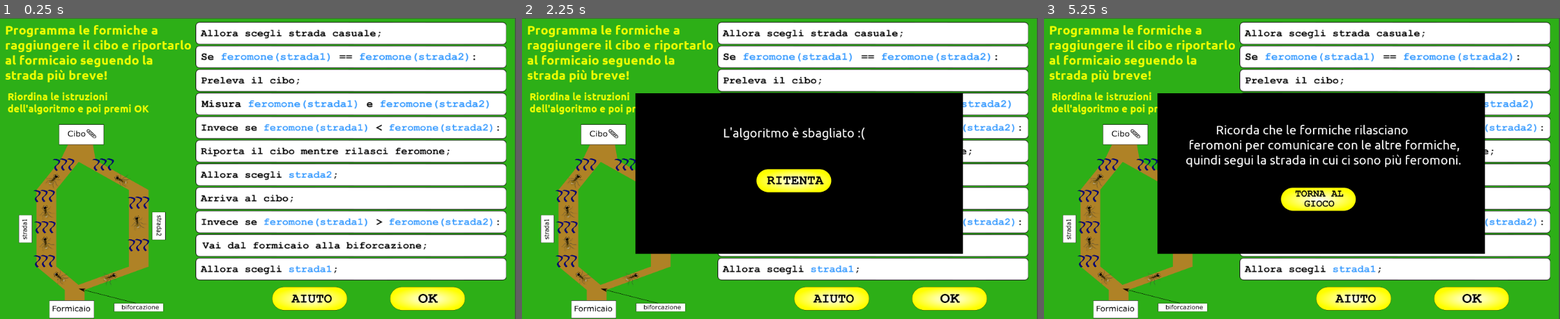
Above: before the commit, frames 1-3 (left to right).
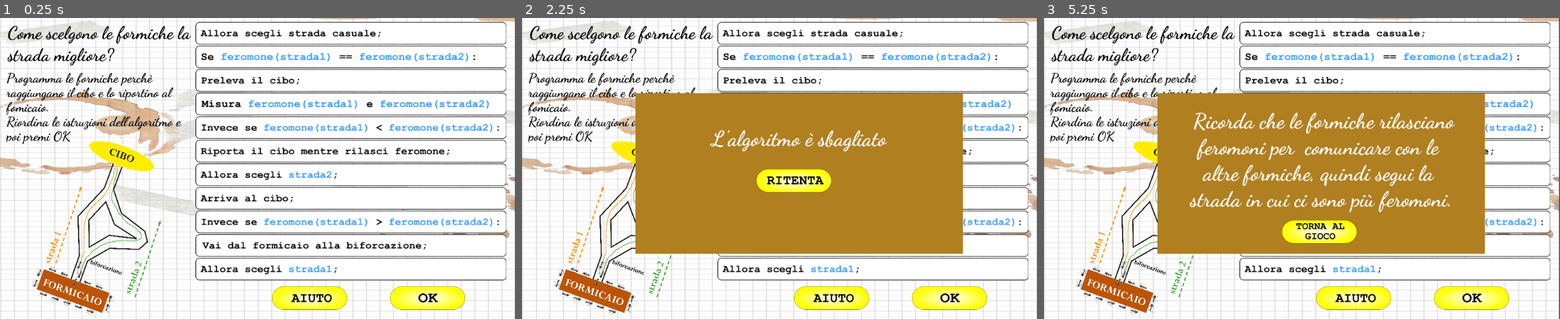
Above: after the commit, the same moments.

Repository: frarandone/AntEscape
Game: Godot game, scene res://DragNDrop/DragNDrop.tscn
Same seed, same stepped clock (60 frames per second), same inputs: the game is played once before the commit and once after it.
Inputs (mouse positions are in pixels of both pictures, inside the frame that each line leads up to):
- Up to frame 1 (0.25 s): no input
- Up to frame 2 (2.25 s): click (950, 297) at 0.5 s; click (795, 180) at 1.25 s; click (950, 297) at 2 s
- Up to frame 3 (5.25 s): click (1317, 180) at 2.75 s; click (1472, 297) at 3.5 s; click (1317, 180) at 4.25 s; click (1353, 297) at 5 s

The runs differ from the first frame. In frame 1, 49% of the frame differs, in the area x 0-100%, y 0-100%; in frame 2, 72%; in frame 3, 73%.

Commit message:
New Graphcs

Diff:
--- a/DragNDrop/DragNDrop.tscn
+++ b/DragNDrop/DragNDrop.tscn
@@ -1,6 +1,8 @@
 [gd_scene load_steps=32 format=2]
 
-[ext_resource path="res://DragNDrop/Ubuntu-Bold.ttf" type="DynamicFontData" id=2]
+[ext_resource path="res://DragNDrop/Images/background.png" type="Texture" id=1]
+[ext_resource path="res://DragNDrop/Images/mappa.png" type="Texture" id=2]
+[ext_resource path="res://DragNDrop/DancingScript-Bold.ttf" type="DynamicFontData" id=3]
 [ext_resource path="res://DragNDrop/Instructions/Instruction9.png" type="Texture" id=4]
 [ext_resource path="res://DragNDrop/Instructions/Instruction5.png" type="Texture" id=5]
 [ext_resource path="res://DragNDrop/Instructions/Instruction1.png" type="Texture" id=6]
@@ -11,7 +13,6 @@
 [ext_resource path="res://DragNDrop/Instructions/Instruction2.png" type="Texture" id=11]
 [ext_resource path="res://DragNDrop/Instructions/Instruction7.png" type="Texture" id=12]
 [ext_resource path="res://DragNDrop/Icon 1.gd" type="Script" id=13]
-[ext_resource path="res://DragNDrop/Images/Mappa.png" type="Texture" id=14]
 [ext_resource path="res://DragNDrop/RetryButton.gd" type="Script" id=15]
 [ext_resource path="res://DragNDrop/OKButton.gd" type="Script" id=16]
 [ext_resource path="res://DragNDrop/Instructions/Instruction3.png" type="Texture" id=17]
@@ -23,44 +24,42 @@
 [ext_resource path="res://DragNDrop/Images/ButtonHelp.png" type="Texture" id=23]
 [ext_resource path="res://DragNDrop/Images/ButtonBack.png" type="Texture" id=24]
 
-[sub_resource type="StyleBoxFlat" id=1]
-bg_color = Color( 0.176471, 0.686275, 0.0901961, 1 )
+[sub_resource type="StyleBoxTexture" id=1]
+texture = ExtResource( 1 )
+region_rect = Rect2( 0, 0, 2304, 3456 )
 
 [sub_resource type="DynamicFont" id=2]
-size = 25
-font_data = ExtResource( 2 )
+size = 35
+font_data = ExtResource( 3 )
 
 [sub_resource type="DynamicFont" id=3]
-size = 20
+size = 26
 outline_color = Color( 0, 0, 0, 1 )
-font_data = ExtResource( 2 )
+extra_spacing_top = -4
+font_data = ExtResource( 3 )
 
 [sub_resource type="StyleBoxFlat" id=4]
-bg_color = Color( 0, 0, 0, 1 )
-
-[sub_resource type="DynamicFontData" id=5]
-font_path = "res://DragNDrop/Ubuntu-Regular.ttf"
+bg_color = Color( 0.690196, 0.498039, 0.12549, 1 )
 
 [sub_resource type="DynamicFont" id=6]
-size = 25
-font_data = SubResource( 5 )
+size = 42
+font_data = ExtResource( 3 )
 
 [sub_resource type="StyleBoxFlat" id=7]
-bg_color = Color( 0, 0, 0, 1 )
+bg_color = Color( 0.690196, 0.498039, 0.12549, 1 )
 
 [sub_resource type="StyleBoxFlat" id=8]
-bg_color = Color( 0, 0, 0, 1 )
+bg_color = Color( 0.690196, 0.498039, 0.12549, 1 )
 
 [sub_resource type="DynamicFont" id=9]
-size = 25
-font_data = SubResource( 5 )
+size = 42
+font_data = ExtResource( 3 )
 
 [node name="Node2D" type="Node2D"]
 
 [node name="Background" type="Panel" parent="."]
-margin_top = 1.18921
 margin_right = 1022.0
-margin_bottom = 601.189
+margin_bottom = 600.0
 rect_clip_content = true
 mouse_filter = 2
 custom_styles/panel = SubResource( 1 )
@@ -69,33 +68,36 @@
 }
 
 [node name="Instructions1" type="RichTextLabel" parent="Background"]
-margin_left = 9.56125
-margin_top = 7.77548
-margin_right = 386.561
-margin_bottom = 171.775
+margin_left = 15.0
+margin_top = 8.0
+margin_right = 387.0
+margin_bottom = 117.0
 custom_fonts/normal_font = SubResource( 2 )
-custom_colors/default_color = Color( 0.941176, 1, 0, 1 )
-text = "Programma le formiche a raggiungere il cibo e riportarlo al formicaio seguendo la strada più breve!"
+custom_colors/default_color = Color( 0, 0, 0, 1 )
+text = "Come scelgono le formiche la strada migliore?"
 __meta__ = {
 "_edit_use_anchors_": false
 }
 
 [node name="Instructions2" type="RichTextLabel" parent="Background"]
-margin_left = 14.99
-margin_top = 144.0
-margin_right = 312.99
-margin_bottom = 224.0
+margin_left = 12.5198
+margin_top = 78.6825
+margin_right = 379.52
+margin_bottom = 305.682
 custom_fonts/normal_font = SubResource( 3 )
-custom_colors/default_color = Color( 0.941176, 1, 0, 1 )
-text = "Riordina le istruzioni dell'algoritmo e poi premi OK"
+custom_colors/default_color = Color( 0, 0, 0, 1 )
+text = "
+Programma le formiche perchè raggiungano il cibo e lo riportino al fomicaio.
+Riordina le istruzioni dell’algoritmo e poi premi OK"
 __meta__ = {
 "_edit_use_anchors_": false
 }
 
 [node name="Mappa" type="Sprite" parent="Background"]
-position = Vector2( 37.027, 211.287 )
-scale = Vector2( 0.471657, 0.422369 )
-texture = ExtResource( 14 )
+position = Vector2( 169.305, 227.755 )
+rotation = 0.349066
+scale = Vector2( 0.11, 0.11 )
+texture = ExtResource( 2 )
 centered = false
 
 [node name="OkButton" type="TextureButton" parent="Background"]
@@ -302,13 +304,16 @@
 }
 
 [node name="RichTextLabel" type="RichTextLabel" parent="PanelLose"]
-margin_left = 30.1472
-margin_top = 64.1892
-margin_right = 568.148
-margin_bottom = 104.189
+margin_left = 50.0
+margin_top = 65.0
+margin_right = 600.0
+margin_bottom = 200.0
 custom_fonts/normal_font = SubResource( 6 )
-text = "                        L'algoritmo è sbagliato :("
-__meta__ = {
+bbcode_enabled = true
+bbcode_text = "[center]L'algoritmo è sbagliato[center]"
+text = "L'algoritmo è sbagliato"
+__meta__ = {
+"_edit_use_anchors_": false,
 "_editor_description_": ""
 }
 
@@ -335,16 +340,18 @@
 }
 
 [node name="RichTextLabel" type="RichTextLabel" parent="PanelWin"]
-margin_left = 74.5942
-margin_top = 62.7568
-margin_right = 612.594
-margin_bottom = 245.757
+margin_left = 50.0
+margin_top = 45.0
+margin_right = 600.0
+margin_bottom = 320.0
 custom_fonts/normal_font = SubResource( 6 )
-text = "                          Complimenti!
-
+bbcode_enabled = true
+bbcode_text = "[center]Complimenti!
 Hai programmato le formiche correttamente!
-
-                               7    4    6    1"
+ 7    4    6    1[center]"
+text = "Complimenti!
+Hai programmato le formiche correttamente!
+ 7    4    6    1"
 __meta__ = {
 "_edit_use_anchors_": false
 }
@@ -361,20 +368,23 @@
 }
 
 [node name="RichTextLabel" type="RichTextLabel" parent="PanelHelp"]
-margin_left = 55.7297
-margin_top = 57.9542
-margin_right = 631.73
-margin_bottom = 210.954
+margin_left = 50.0
+margin_top = 30.0
+margin_right = 600.0
+margin_bottom = 250.0
 custom_fonts/normal_font = SubResource( 9 )
-text = "          Ricorda che le formiche rilasciano
- feromoni per comunicare con le altre formiche,
-quindi segui la strada in cui ci sono più feromoni."
+bbcode_enabled = true
+bbcode_text = "[center] Ricorda che le formiche rilasciano
+feromoni per  comunicare con le altre formiche, quindi segui la strada in cui ci sono più feromoni.[center]"
+text = " Ricorda che le formiche rilasciano
+feromoni per  comunicare con le altre formiche, quindi segui la strada in cui ci sono più feromoni."
+scroll_active = false
 
 [node name="RetryHelpButton" type="TextureButton" parent="PanelHelp"]
-margin_left = 244.923
-margin_top = 187.832
-margin_right = 542.923
-margin_bottom = 280.832
+margin_left = 247.443
+margin_top = 253.348
+margin_right = 545.443
+margin_bottom = 346.348
 rect_scale = Vector2( 0.5, 0.5 )
 texture_normal = ExtResource( 24 )
 script = ExtResource( 22 )
Binary file added: DragNDrop/DancingScript-Bold.ttf
Binary file changed: DragNDrop/Images/Mappa.png
Binary file added: DragNDrop/Images/background.png
Not shown, changed: DragNDrop/Images/background.png.import
Binary file removed: DragNDrop/Ubuntu-Bold.ttf
Binary file removed: DragNDrop/Ubuntu-Regular.ttf
Not shown, changed: docs/Escape.pck
